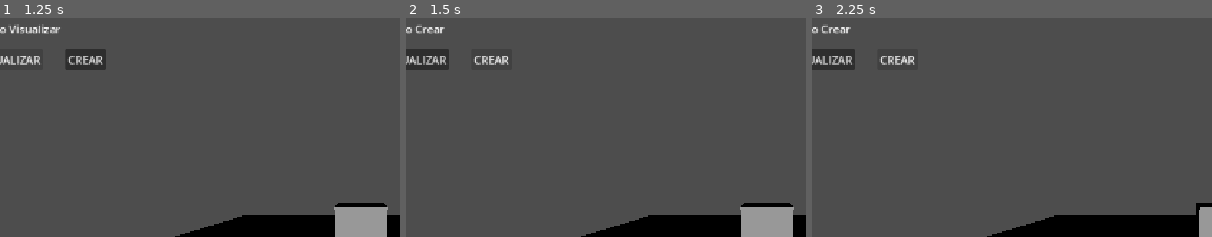
Above: before the commit, frames 1-3 (left to right).
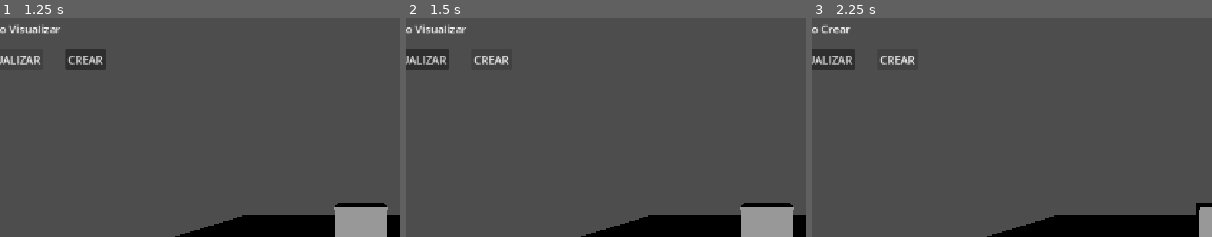
Above: after the commit, the same moments.

Repository: GracielaCagua/Galeris
Game: Godot game, scene res://scenes/Main.tscn
The game is run twice, just before and just after one commit, with the same random seed, the same clock (stepped at 60 frames per second) and the same inputs.
Inputs:
- Up to frame 1 (1.25 s): click "VISUALIZAR" at 0.5 s
- Up to frame 2 (1.5 s): click "CREAR" at 1.25 s
- Up to frame 3 (2.25 s): tap Enter at 2 s; hold D from 2.03 s (still down); tap C at 2.1 s
The pictures show only the part of the screen within x 5-55%, y 0-50%; the shares and areas given below are measured in that part.

Frame 1 is identical in both runs. In frame 2, 0.3% of the frame differs, in the area x 2-15%, y 2-8%; in frame 3, nothing differs.

Commit message:
fix: evitar cambios de modo en caliente
Co-authored-by: Copilot <223556219+Copilot@users.noreply.github.com>

Diff:
--- a/scenes/Main.tscn
+++ b/scenes/Main.tscn
@@ -62,6 +62,3 @@
 offset_right = 209.0
 offset_bottom = 91.0
 text = "CREAR"
-
-[connection signal="pressed" from="UI/BotonVisualizar" to="." method="_on_boton_visualizar_pressed"]
-[connection signal="pressed" from="UI/BotonCrear" to="." method="_on_boton_crear_pressed"]
--- a/scripts/core/Main.gd
+++ b/scripts/core/Main.gd
@@ -29,11 +29,3 @@
 
 func _actualizar_interfaz() -> void:
 	modo_label.text = AppMode.mode_name()
-
-
-func _on_boton_visualizar_pressed() -> void:
-	AppMode.change_mode(AppMode.Mode.VISUALIZE)
-
-
-func _on_boton_crear_pressed() -> void:
-	AppMode.change_mode(AppMode.Mode.CREATE)
